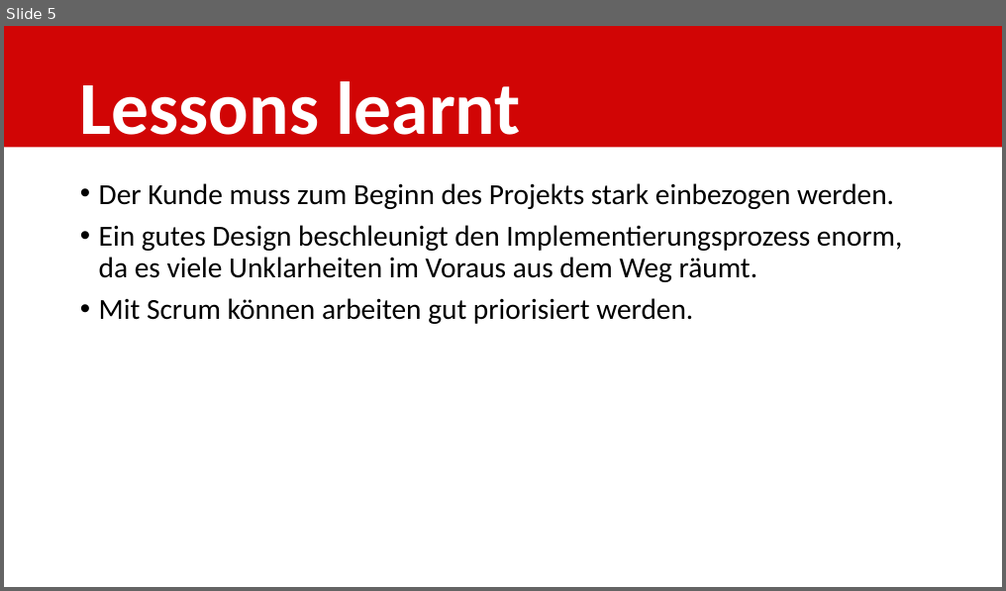
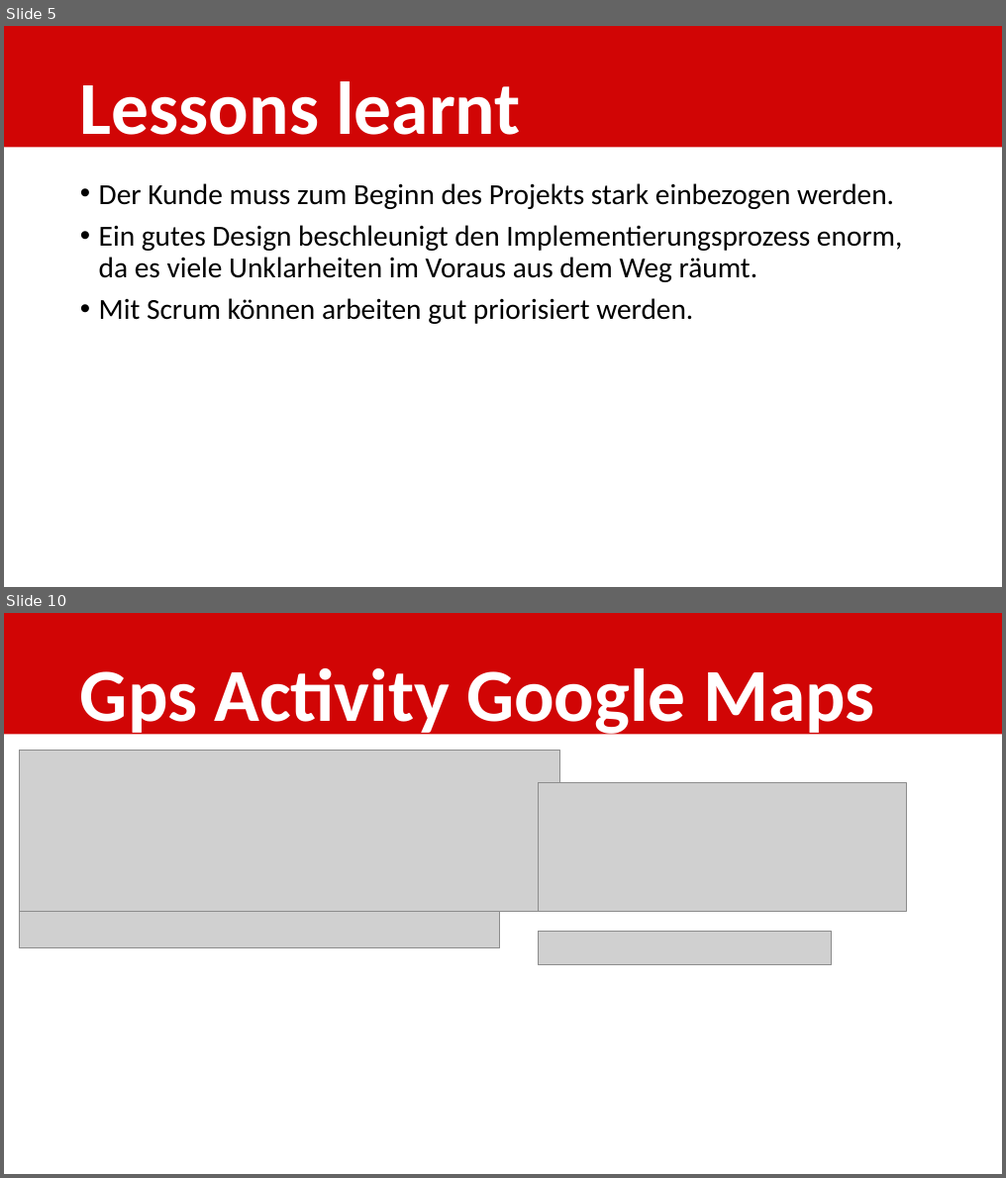
Before and after one commit to shylux/ch.bfh.bti7081.s2015.rot, a slide deck: doc/task14/Schlusspräsentation.pptx. Shown one above the other, each under a label of ours: slide 5 before the commit, slides 5 and 10 after it; the slides between them are not shown. The pictures are 1006x591 and 1006x1178 pixels, drawn with LibreOffice and Linux fonts; fonts in the diff are those of the drawing; grey boxes stand for pictures. Boxes give left, top, right and bottom in pixels: in the first picture for what was removed or moved away, otherwise in the second. Text is boxed around its words. In the diff, an @@ line names an element or a change of style, - is before the commit and + after.

```diff
--- a/doc/task14/Schlusspräsentation.pptx
+++ b/doc/task14/Schlusspräsentation.pptx
@@ slide 10 added at [4, 613, 1002, 1174], background #FFFFFF @@
@@ rectangle added at [4, 613, 1002, 735], fill #D10505 @@
@@ title added at [80, 668, 875, 738], 72 pt, text #FFFFFF, bold @@
+Gps Activity Google Maps
@@ picture added at [19, 750, 560, 912] @@
@@ picture added at [538, 783, 906, 911] @@
@@ picture added at [19, 911, 500, 949] @@
@@ picture added at [538, 931, 832, 965] @@
```
Also in this commit, not shown: 1 slide changed, 4 other slides added, 2 other files.
